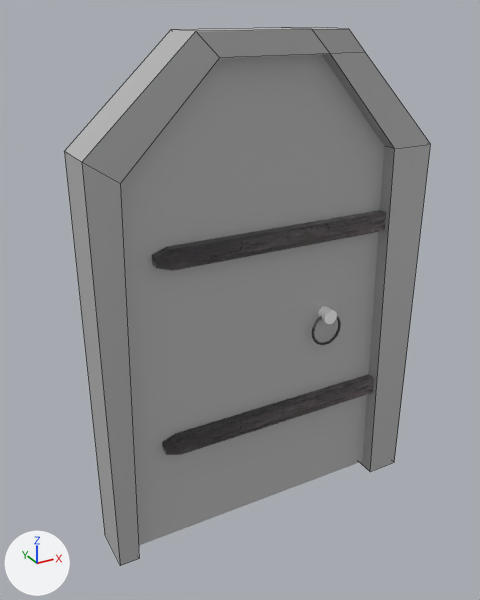
The FBX model Assets/Assets/insideDoor.fbx as it was, and as the next commit left it.
Camera for both pictures: a 50 mm lens placed at (-0.64, -1.32, 2.29), pointed at (0.69, 1.09, 1.08). Every picture has the same lights, and +X, +Y and +Z are marked at lower left. Mesh edges are drawn as thin lines on the coarser meshes. Where no turn or scale is listed for an object, it has been applied to the vertices.

In view in the first picture: 'SdoorBody', 'doorFrame'.
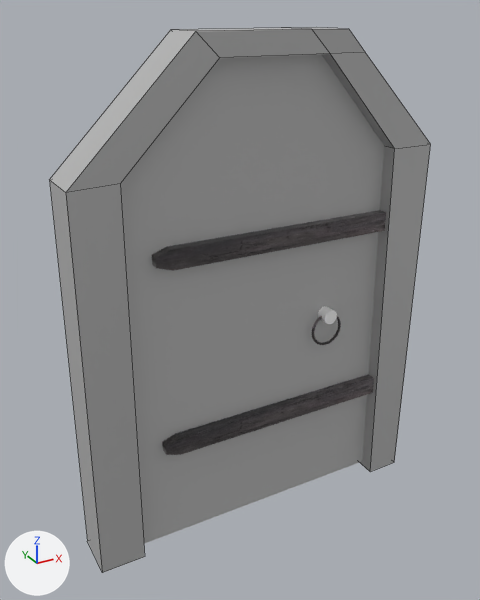
Location of each change, (x1, y1, x2, y2) in pixels of the pictures (480 x 600 px; the box of a moved part takes in the faces that stretch with it):
```json
{"object": "doorFrame", "change": "reshaped", "before": [64, 27, 431, 566], "after": [50, 27, 431, 573]}
{"part": 1, "of": "me_mesh_001", "change": "moved or reshaped", "before": [64, 34, 193, 566], "after": [50, 34, 193, 573]}
```

The change, as JSON lines over the scene's bpy script:
```json
{"block": "me_mesh_001", "where": "me_mesh_001.from_pydata(...)  # 28 vertices, 26 faces; spans x -1.52..0.09, y -0.11..0.11, z -0.88..1.38"}
{"block": "me_mesh_001", "where": "# used by ob_doorframe; location = (1.51, 1.056, 0.834)"}
{"block": "me_mesh_001", "change": "me_mesh_001 part 1"}
{"op": "set", "path": "me_mesh_001.vertices[22].co", "old": "(-1.52, -0.11, 0.97)", "new": "(-1.59, -0.11, 0.87)", "note": "pixel (81, 162) -> pixel (65, 192)"}
{"op": "set", "path": "me_mesh_001.vertices[23].co", "old": "(-1.52, 0.11, 0.97)", "new": "(-1.59, 0.11, 0.87)", "note": "pixel (64, 151) -> pixel (49, 179)"}
{"op": "set", "path": "me_mesh_001.vertices[24].co", "old": "(-1.43, -0.11, -0.87)", "new": "(-1.41, -0.11, -0.87)", "note": "pixel (139, 558) -> pixel (144, 556)"}
{"op": "set", "path": "me_mesh_001.vertices[25].co", "old": "(-1.43, 0.11, -0.87)", "new": "(-1.41, 0.11, -0.87)"}
{"op": "set", "path": "me_mesh_001.vertices[26].co", "old": "(-1.52, -0.11, -0.87)", "new": "(-1.61, -0.11, -0.87)", "note": "pixel (120, 565) -> pixel (102, 572)"}
{"op": "set", "path": "me_mesh_001.vertices[27].co", "old": "(-1.52, 0.11, -0.87)", "new": "(-1.61, 0.11, -0.87)", "note": "pixel (104, 534) -> pixel (87, 541)"}
```
